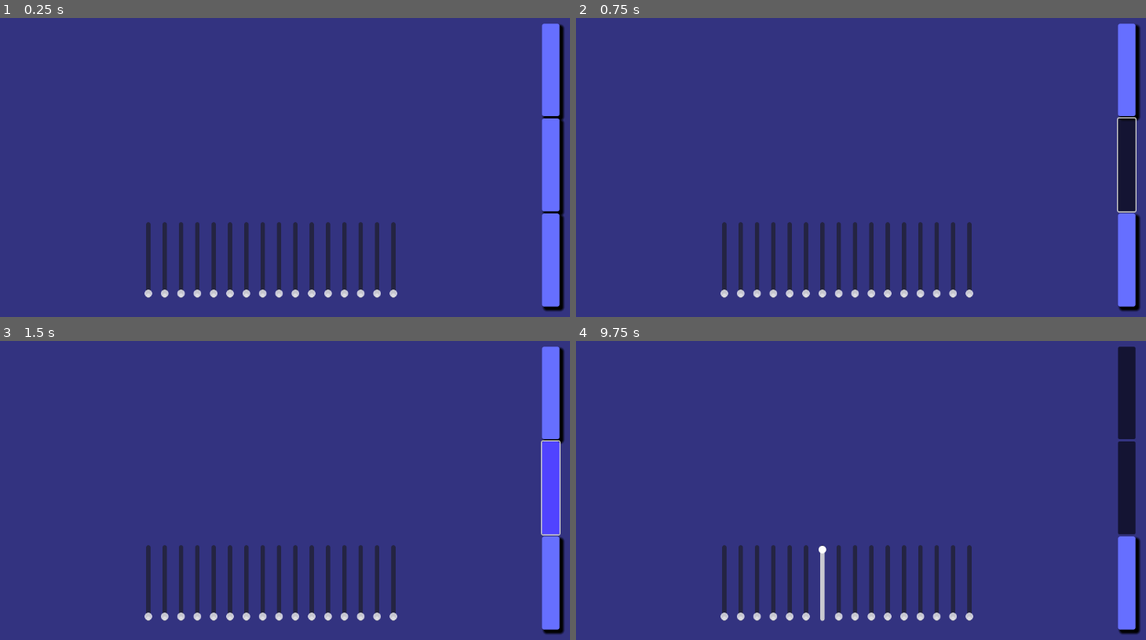
Above: before the commit, frames 1-4 (two rows, left to right).
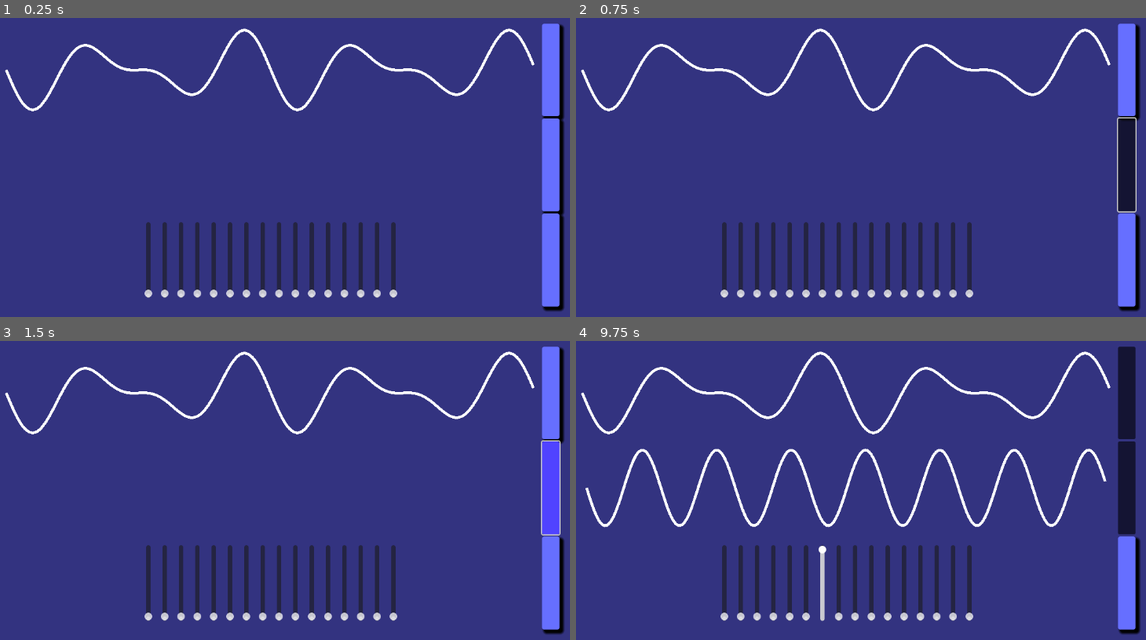
Above: after the commit, the same moments.

Repository: ViperZer0/minijam-179
Game: Godot game, scene res://scene/main/main.tscn
Same seed, same stepped clock (60 frames per second), same inputs: the game is played once before the commit and once after it.
Inputs (mouse positions are in pixels of both pictures, inside the frame that each line leads up to):
- Up to frame 1 (0.25 s): no input
- Up to frame 2 (0.75 s): click "Play" at 0.5 s
- Up to frame 3 (1.5 s): click "Play" at 1.25 s
- Up to frame 4 (9.75 s): click "Listen" at 2 s; click "Check Answer" at 2.75 s; click "Listen" at 3.5 s; click "Check Answer" at 4.25 s; click "Listen" at 5 s; click "Play" at 5.75 s; click "Check Answer" at 6.5 s; tap Enter at 7.25, 8.75 s; move the mouse to (992, 469) at 7.27 s; hold Space (play) 7.28-8 s; click (992, 469) at 7.42 s; drag from (729, 505) to (826, 559) at 8.02 s; move the mouse to (918, 409) at 8.77 s; hold Space (play) 8.78-9.5 s; click (918, 409) at 8.92 s; drag from (826, 559) to (667, 436) at 9.52 s

The runs differ from the first frame. In frame 1, 1.5% of the frame differs, in the area x 0-94%, y 3-32%; in frame 2, 1.5%; in frame 3, 1.5%; in frame 4, 3.7%, in the area x 0-94%, y 3-63%.
Error before the commit: Parse Error: Identifier "harmonic_chance" not declared in the current scope. (res://scene/main/main.gd:22)

Commit message:
Fixed bugs with new algorithm for generating harmonics

Diff:
--- a/godot/scene/main/main.gd
+++ b/godot/scene/main/main.gd
@@ -19,7 +19,7 @@
 
 func _ready() -> void:
 	audio_slider_grid.num_harmonics = num_harmonics
-	random_harmonics = Harmonics.generate_random_harmonics(num_harmonics, harmonic_chance).normalize()
+	random_harmonics = Harmonics.generate_random_harmonics(num_harmonics, num_target_harmonics).normalize()
 	random_tone.start_processing(random_harmonics)
 	random_tone_visualizer.harmonics = random_harmonics
 	# We should call this deferred so it updates to the size of the container
--- a/godot/scene/main/main.tscn
+++ b/godot/scene/main/main.tscn
@@ -29,6 +29,8 @@
 theme_override_constants/margin_bottom = 64
 script = ExtResource("1_4r6h2")
 num_harmonics = 8
+error_threshold = null
+num_target_harmonics = null
 win_transition_path = "res://scene/win_transition/win_transition.tscn"
 
 [node name="RandomTone" parent="." instance=ExtResource("1_4gvmu")]
--- a/godot/src/harmonics.gd
+++ b/godot/src/harmonics.gd
@@ -81,10 +81,10 @@
 	# Add x number of harmonics
 	for i in range(0, num_include_harmonics):
 		# pick one at random
-		var candidate_harmonic: Harmonic = new_harmonics.harmonics[randi() % new_harmonics.size()]
+		var candidate_harmonic: Harmonic = new_harmonics.harmonics[randi() % new_harmonics.harmonics.size()]
 		# Keep searching until we find one that isn't already chosen
 		while candidate_harmonic.harmonic_strength > 0.0:
-			candidate_harmonic = new_harmonics.harmonics[randi() % new_harmonics.size()]
+			candidate_harmonic = new_harmonics.harmonics[randi() % new_harmonics.harmonics.size()]
 
 		# Set the new harmonics strength
 		candidate_harmonic.harmonic_strength = randf()
